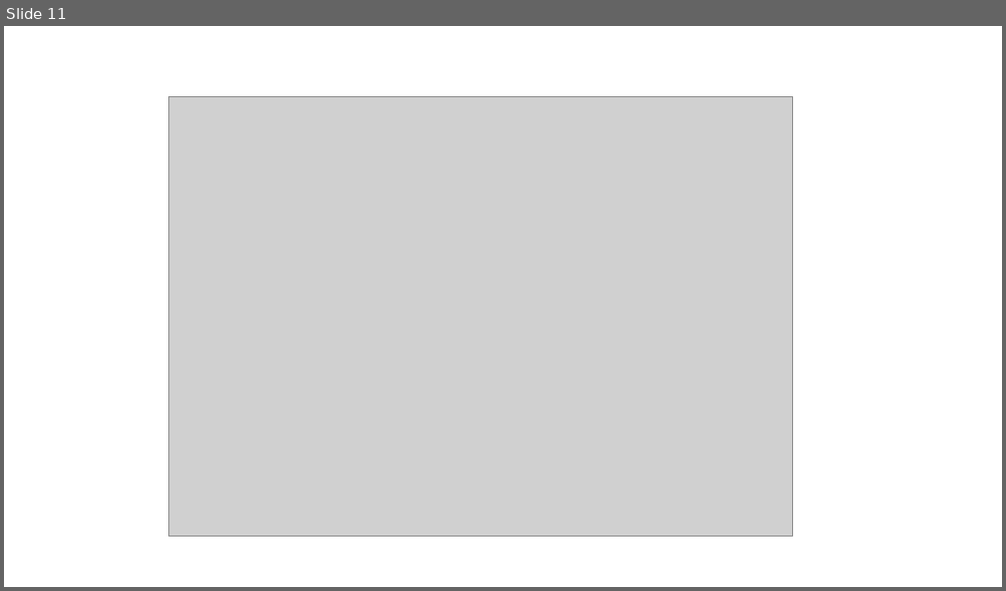
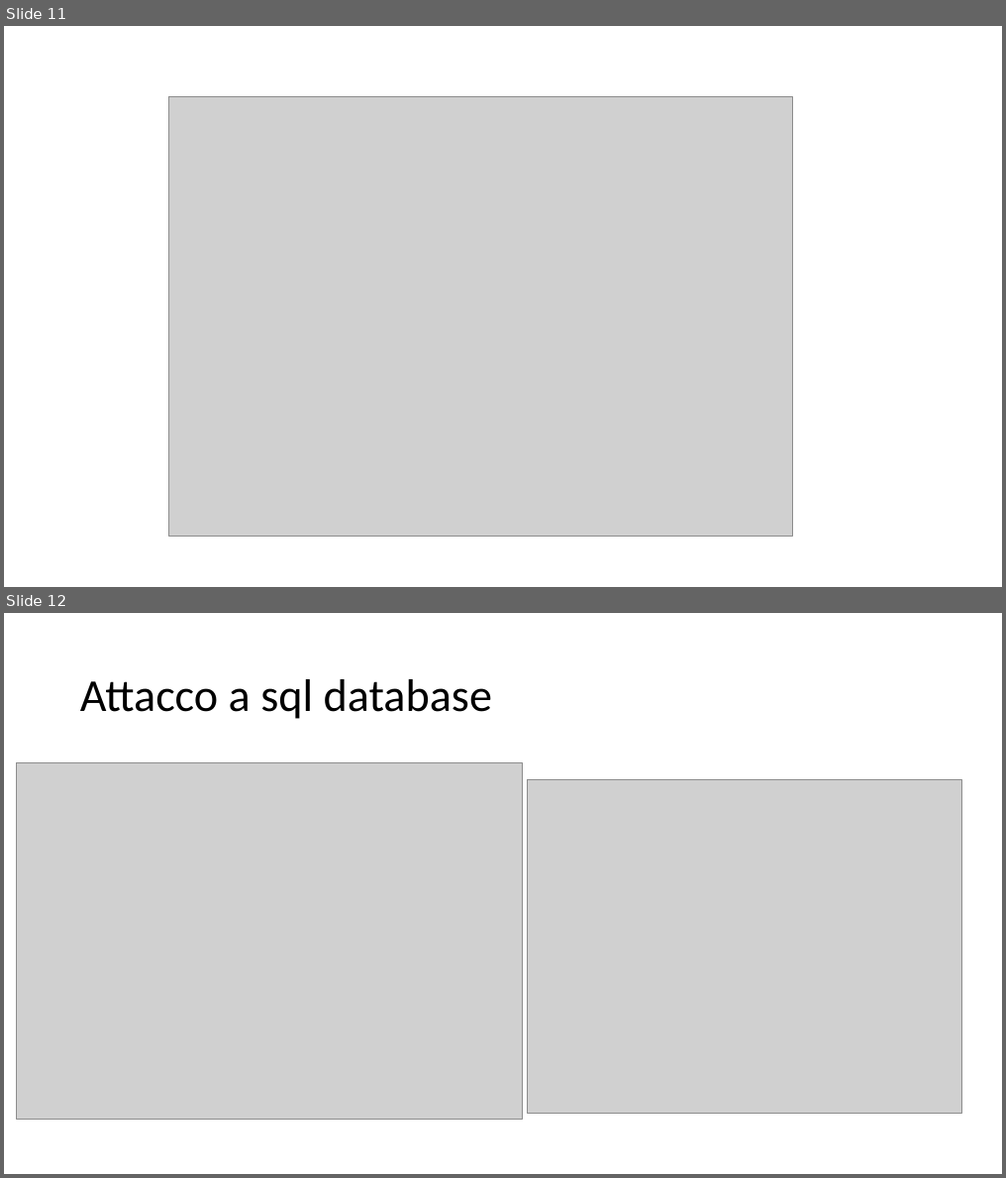
Before and after one commit to GSavino46/consegna25ottobre, a slide deck: Consegna 25.pptx. Shown one above the other, each under a label of ours: slide 11 before the commit, slides 11 and 12 after it. The pictures are 1006x591 and 1006x1178 pixels, drawn with LibreOffice and Linux fonts; fonts in the diff are those of the drawing; grey boxes stand for pictures. Boxes give left, top, right and bottom in pixels: in the first picture for what was removed or moved away, otherwise in the second. Text is boxed around its words. In the diff, an @@ line names an element or a change of style, - is before the commit and + after.

```diff
--- a/Consegna 25.pptx
+++ b/Consegna 25.pptx
@@ slide 12 added at (4, 613, 1002, 1174), background #FFFFFF @@
@@ title added at (80, 679, 492, 719), 44 pt, text #000000 @@
+Attacco a sql database
@@ picture added at (16, 762, 523, 1119) @@
@@ picture added at (528, 780, 961, 1113) @@
```
Also in this commit, not shown: 4 other slides added.
